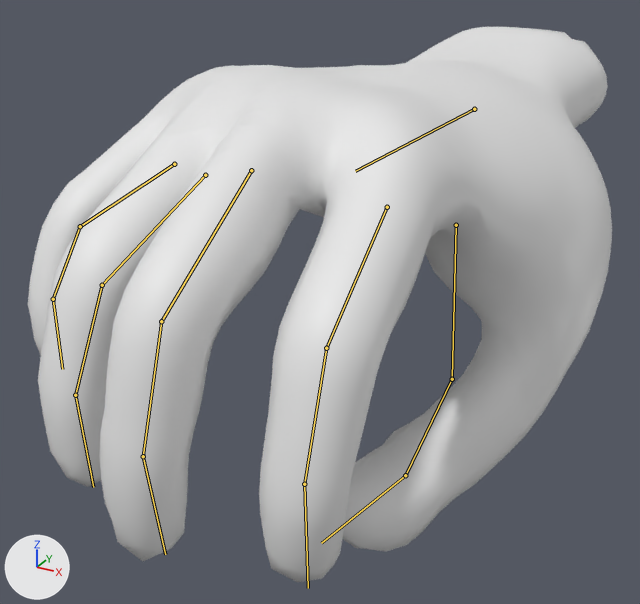
Renders of the glTF model public/models/mao-fp-esq.glb from each side of a commit.
Camera for both pictures: a 50 mm lens placed at (0.454, -1.321, 0.278), pointed at (-0.064, -0.38, -0.192). Arrows for +X, +Y and +Z are at lower left; the lights stay in place. The picture after the commit comes second. Both versions are drawn at the pose saved in each file; the numbers are the values there. The bones that bend it are drawn over the model as lines.

In view in the first picture: 'mao'.
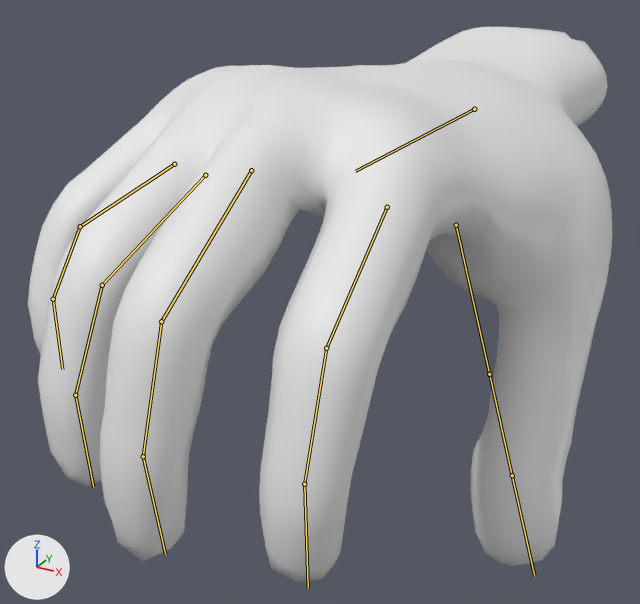
Location of each change, [x1, y1, x2, y2] in pixels of the pictures (640 x 604 px):
'mao', posed: [28, 27, 612, 582] in both
bone 'LeftThumb1', root to tip: before (456, 225) to (452, 379); after (456, 225) to (489, 374)
bone 'LeftThumb2', root to tip: before (452, 379) to (405, 475); after (489, 374) to (512, 475)
bone 'LeftThumb3', root to tip: before (405, 475) to (321, 543); after (512, 475) to (534, 576)

The edits, one by one:
Bone 'LeftThumb1' (bone_leftthumb1) turns from (65, -13, 7) to (63, 0, 0) degrees about its own x, y and z.
Bone 'LeftThumb2' (bone_leftthumb2) turns from (10, -6, 21) to (0, 0, 0) degrees about its own x, y and z.
Bone 'LeftThumb3' (bone_leftthumb3) turns from (14, -44, 15) to (0, 0, 0) degrees about its own x, y and z.
